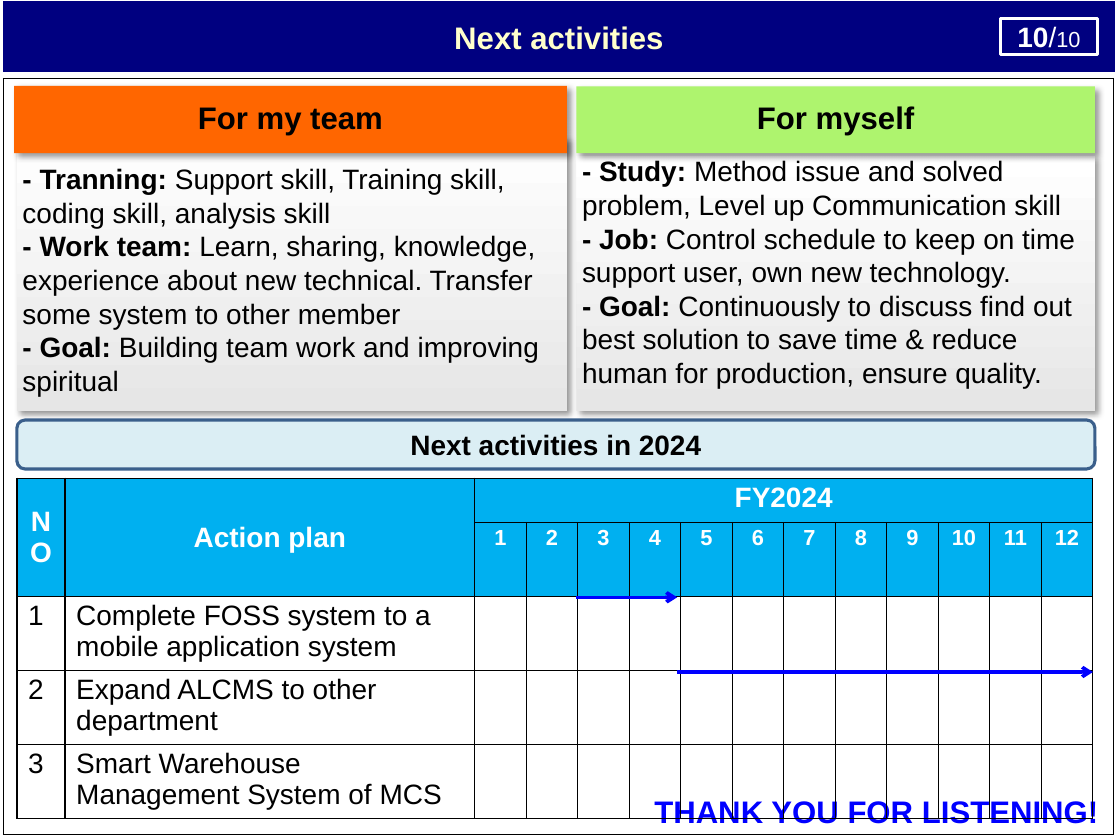
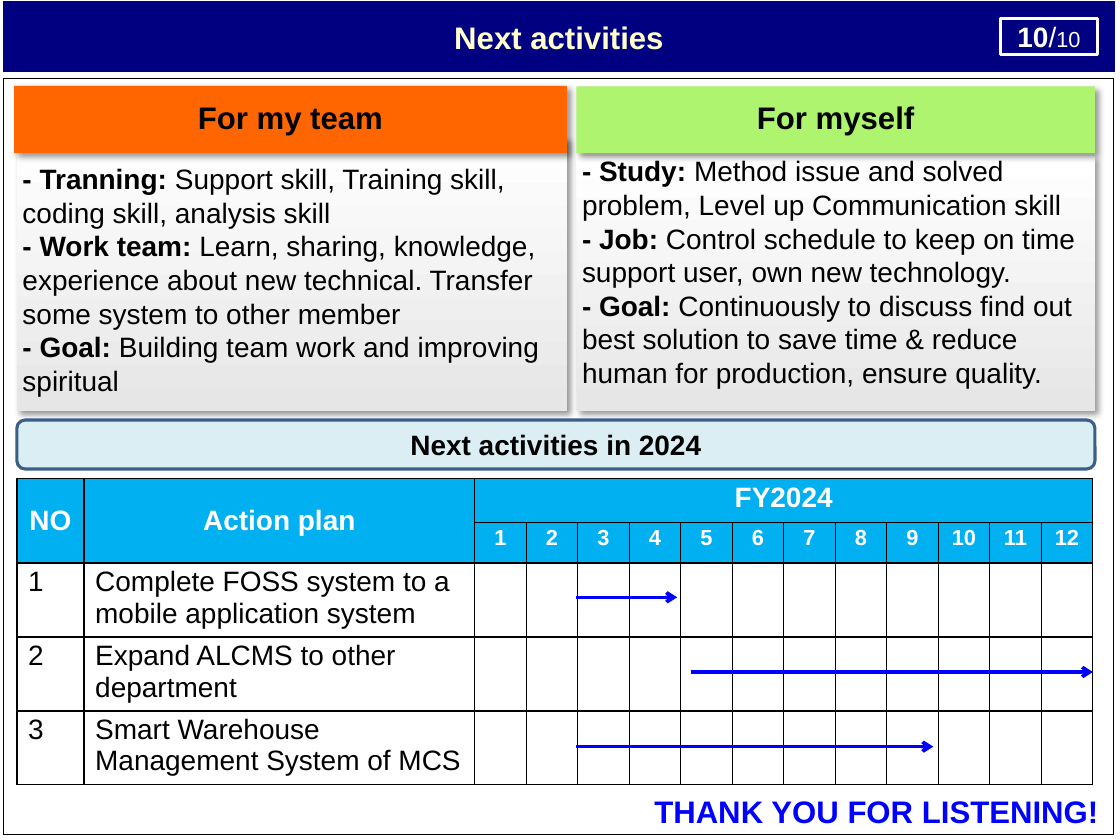
Before and after one commit to thietbicongnghevietnam/ReportPSNV, a slide deck: slide 11 of Report_test.pptx (slide 12 before the commit). Drawn at 1120x840 pixels with LibreOffice and Linux fonts; fonts in the diff are those of the drawing. Boxes give left, top, right and bottom in pixels: in the first picture for what was removed or moved away, otherwise in the second. Text is boxed around its words. In the diff, an @@ line names an element or a change of style, - is before the commit and + after.

```diff
--- a/Report_test.pptx
+++ b/Report_test.pptx
@@ table resized from (x1=17, y1=478, x2=1093, y2=813) to (x1=17, y1=478, x2=1093, y2=783) @@
@@ arrow moved from (678, 672) - (1093, 672) to (691, 672) - (1093, 672) @@
@@ arrow added from (577, 747) to (933, 747), #0000FF 2.25 pt @@
```
Also in this commit, not shown: 7 other slides changed, 1 slide removed, 1 other file.
